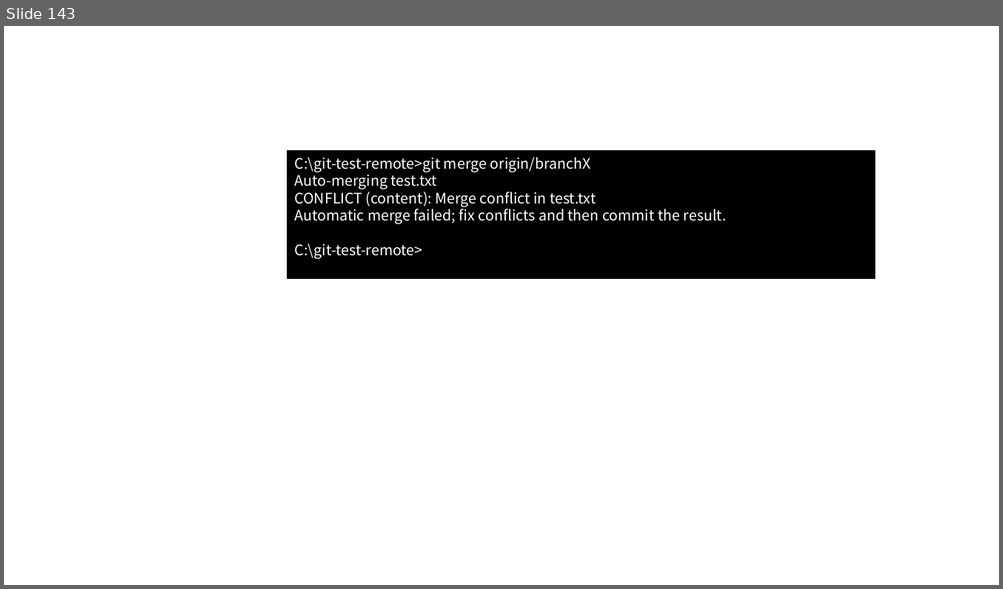
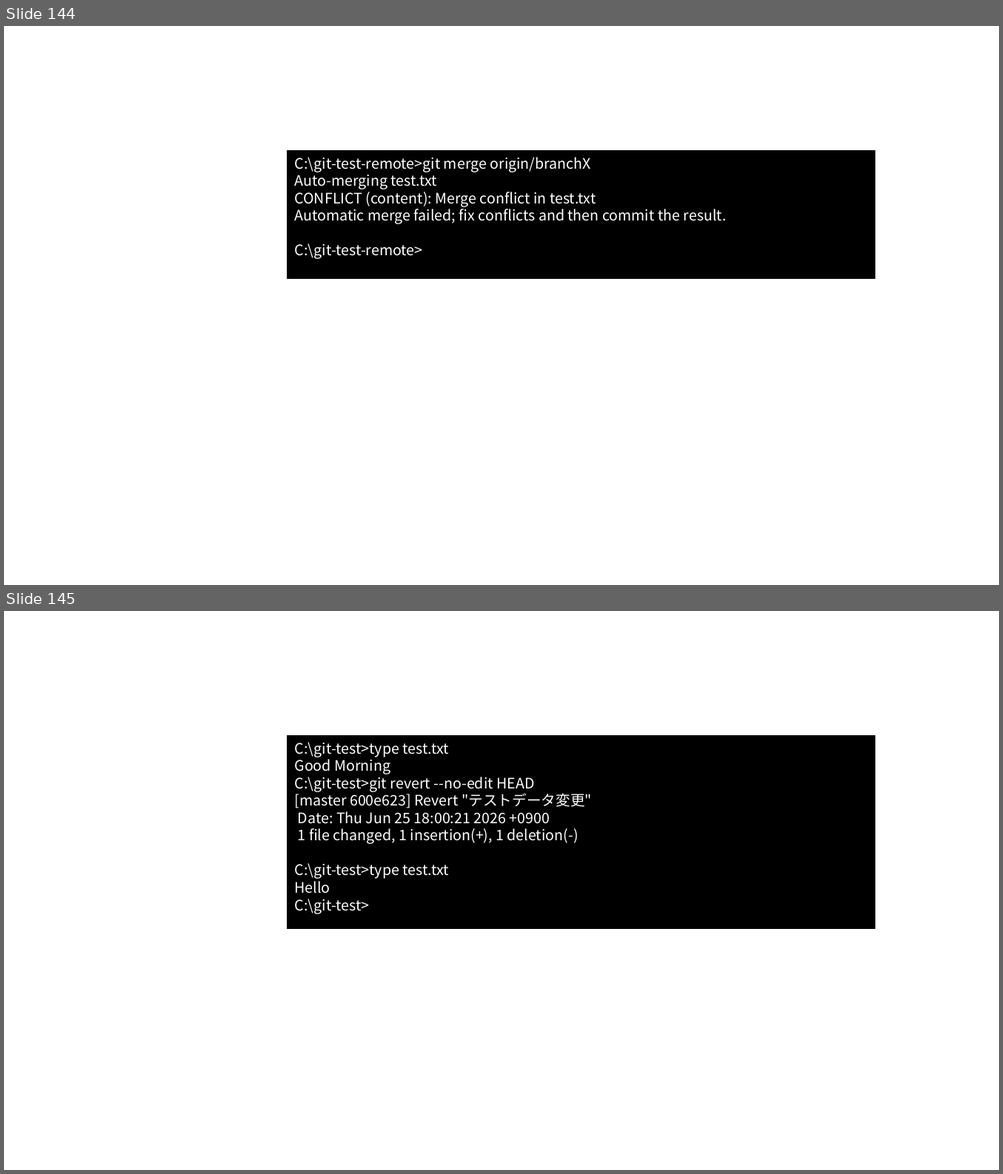
Before and after one commit to nishida2073/ai_navive, a slide deck: 01_テキスト/Git入門_図.pptx. Shown one above the other, each under a label of ours: slide 143 before the commit, slides 144 and 145 after it. The pictures are 1003x589 and 1003x1174 pixels, drawn with LibreOffice and Linux fonts; fonts in the diff are those of the drawing. Boxes give left, top, right and bottom in pixels: in the first picture for what was removed or moved away, otherwise in the second. Text is boxed around its words. In the diff, an @@ line names an element or a change of style, - is before the commit and + after.

```diff
--- a/01_テキスト/Git入門_図.pptx
+++ b/01_テキスト/Git入門_図.pptx
@@ slide 145 added at (4,611,999,1170), background #FFFFFF @@
@@ rectangle added at (287,735,875,928), fill #000000, outline #000000 1 pt, 14 pt, text #FFFFFF @@
+C:\git-test>type test.txt
+Good Morning
+C:\git-test>git revert --no-edit HEAD
+[master 600e623] Revert "テストデータ変更"
+Date: Thu Jun 25 18:00:21 2026 +0900
+1 file changed, 1 insertion(+), 1 deletion(-)
+C:\git-test>type test.txt
+Hello
+C:\git-test>
@@ what was slide 143 is now slide 144 @@
```
Also in this commit, not shown: 1 other slide added, 1 other file.
